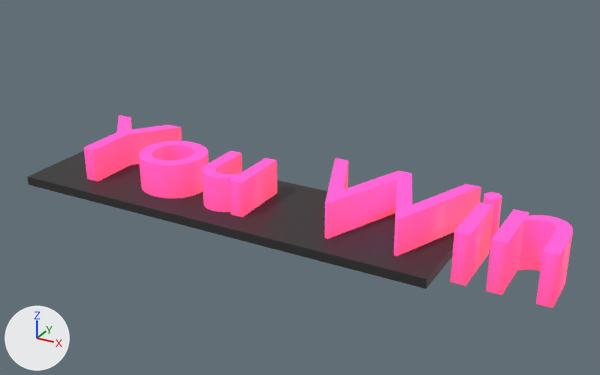
The Blender file Assets/Models/YOU WIN.blend: old version first, new version second.
Both versions are drawn from a 50 mm lens placed at (4.32, -4.17, 2.31), pointed at (1.89, 0.25, 0.1). Lighting does not change. The marker at lower left points along +X, +Y and +Z. Text is drawn in Blender's own font.

Objects in the first picture: 'Cube', 'Text'.
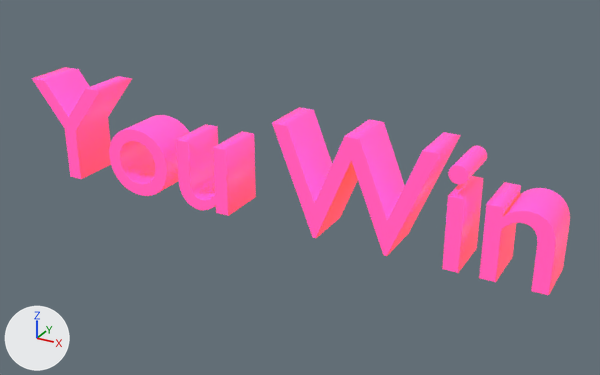
Location of each change, [x1, y1, x2, y2] in pixels of the pictures (600 x 375 px):
'Text', moved, turned: before [84, 115, 573, 308]; after [32, 67, 570, 295]
'Cube', deleted: before [27, 151, 454, 289]

Patch to the scene script:
```diff
--- a/Assets/Models/YOU WIN.blend.py
+++ b/Assets/Models/YOU WIN.blend.py
@@ ob_cube @@
-ob_cube = bpy.data.objects.new('Cube', me_cube_001)
-ob_cube.location = (0.0, 0.0, -0.112)
-ob_cube.scale = (1.0, 1.0, 0.0323)
@@ ob_text @@
 ob_text = bpy.data.objects.new('Text', txt_text)
-ob_text.location = (0.0, 0.0, 0.0)
+ob_text.location = (-0.004, 0.005, 0.0)
+ob_text.rotation_euler = (1.571, 0.0, 0.0)  # degrees (90, 0, 0)
```
